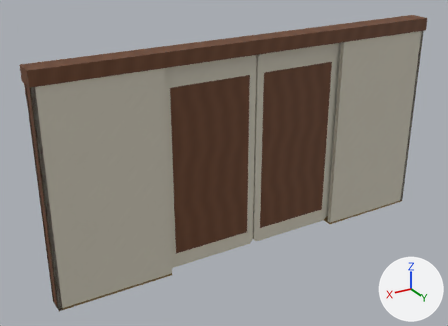
What one commit did to the glTF model BlenderCatalogue/assets/guest_entry_door/exports/AST-DOR-002_wide.glb.
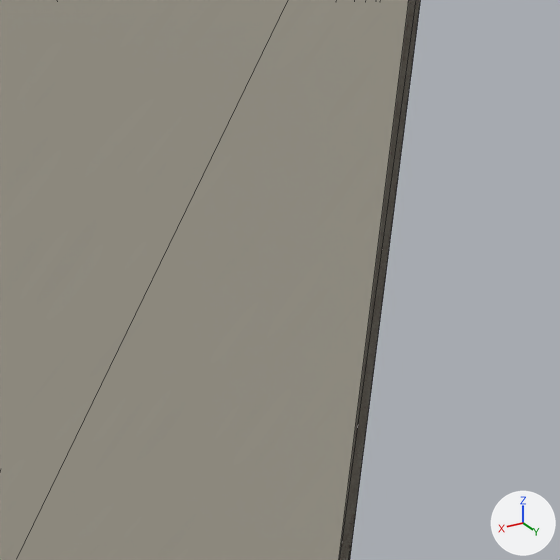
Each version is shown whole from a 50 mm camera at (3.882, 5.768, 4.111) aimed at (0.346, -0.125, 1.164), then close up on the part from 77% to 98% of the width and 29% to 58% of the height. Every picture has the same lights, and +X, +Y and +Z are marked at lower right. The last two pictures show the newer version. The close-ups show mesh edges as thin lines. Where no turn or scale is listed for an object, it has been applied to the vertices. Vertices at exactly the same position are counted once.

The first close-up shows 'ENTRY_fixed_ivory_enamel', 'ENTRY_fixed_warm_walnut'.
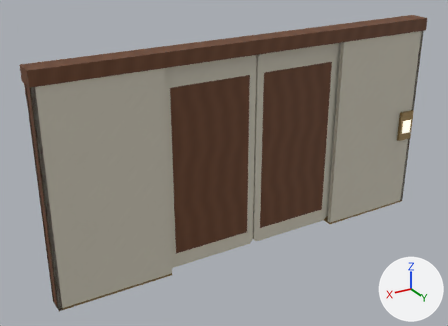
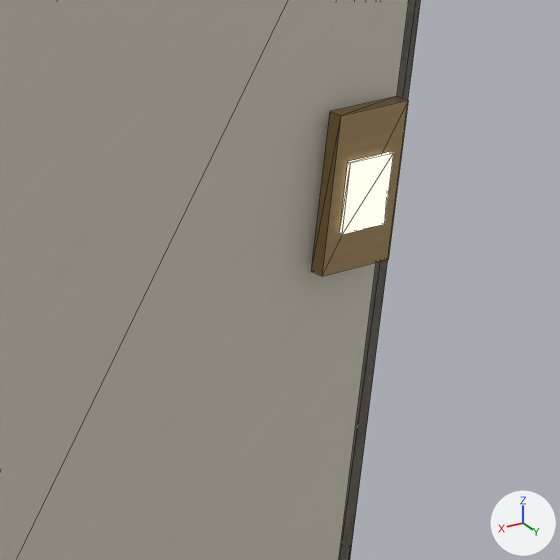
Changed parts and their boxes (x1, y1, x2, y2) in the close-ups (560 x 560 px):
'ENTRY_fixed_champagne_metal', reshaped (not visible before): after (311, 96, 409, 276)
'ENTRY_fixed_lens', reshaped (not visible before): after (339, 151, 394, 235)

What changed in the scene script:
```text
Change me_entry_pocketbase__1:
    used by ob_entry_fixed_champagne_metal; location = (0.0, 0.0, 0.0)
    remove me_entry_pocketbase__1.from_pydata(...)  # 24 vertices, 36 faces; spans x -2.56..2.56, y -0.17..0.11, z 0.0..1.42
    add me_entry_pocketbase__1.from_pydata(...)  # 32 vertices, 48 faces; spans x -2.56..2.56, y -0.17..0.17, z 0.0..1.42
    me_entry_pocketbase__1 part 1: a new loose piece, a box spanning x -2.5..-2.28, y 0.13..0.165, z 1.02..1.42, in mat_champagne_metal (picture img_champagne_metal)
Change me_entry_calllens:
    used by ob_entry_fixed_lens; location = (0.0, 0.0, 0.0)
    remove me_entry_calllens.from_pydata(...)  # 8 vertices, 12 faces; spans x -2.46..-2.32, y -0.175..-0.165, z 1.12..1.3
    add me_entry_calllens.from_pydata(...)  # 16 vertices, 24 faces; spans x -2.46..-2.32, y -0.175..0.175, z 1.12..1.3
    me_entry_calllens part 2: a new loose piece, a box spanning x -2.46..-2.32, y 0.165..0.175, z 1.12..1.3, in mat_gardenopallens (white #fff9ec, glowing pale yellow #dad1c0)
```
